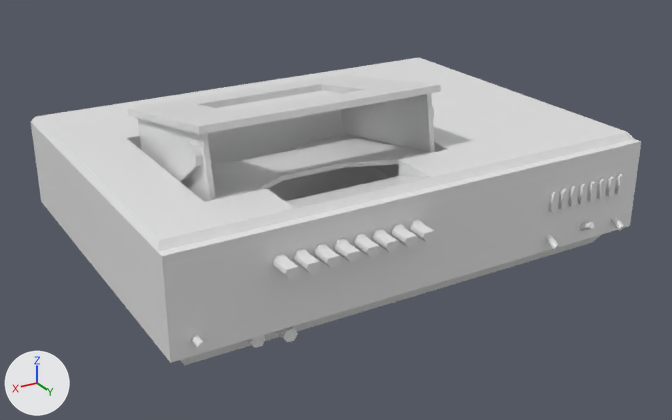
The Blender file Blends/prop-vcr.blend, before and after one commit.
One viewpoint serves both versions: a 50 mm lens placed at (0.366, 0.624, 0.283), pointed at (0.005, 0.023, -0.017). The lights are fixed; the arrows at lower left show +X, +Y and +Z.

The first picture shows 'prop-vcr'.
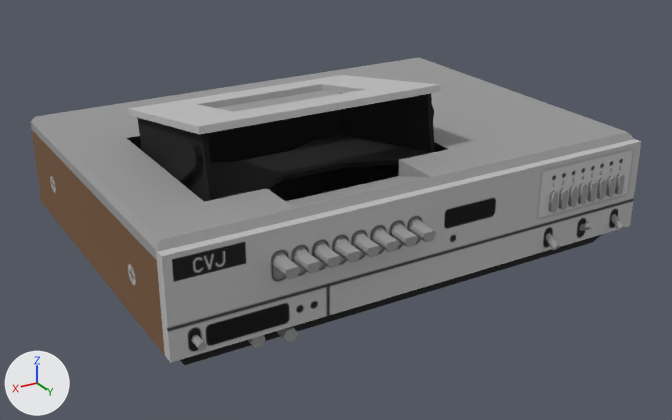
Commit message: working on vcr

The change in detail:
Picture 'prop-vcr-diffuse.png' (img_prop_vcr_diffuse_png) is new.
Material 'vcr' (mat_vcr) is new.
Its texture is img_prop_vcr_diffuse_png.
Its roughness is 1.0.
me_prop_vcr has 570 vertices, 389 faces and spans x -0.2..0.2, y -0.155..0.167, z -0.05..0.096.
me_prop_vcr no longer uses material mat_material (white #e7e7e7).
me_prop_vcr now uses material mat_vcr (picture img_prop_vcr_diffuse_png).

What differs and where, as boxes (x1, y1, x2, y2) in the pictures (672 x 420 px):
'prop-vcr', recoloured (white to grey)
    both: (31, 58, 641, 365)
